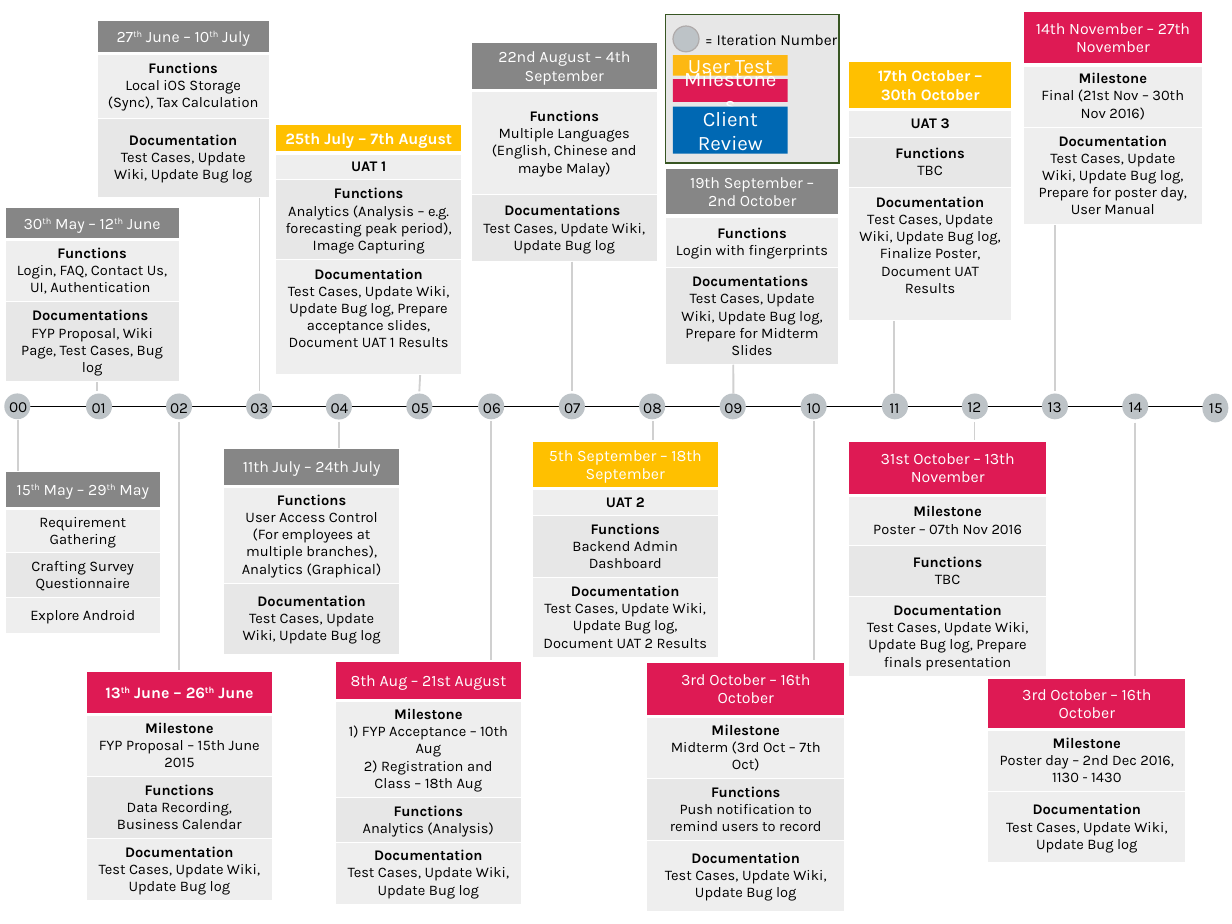
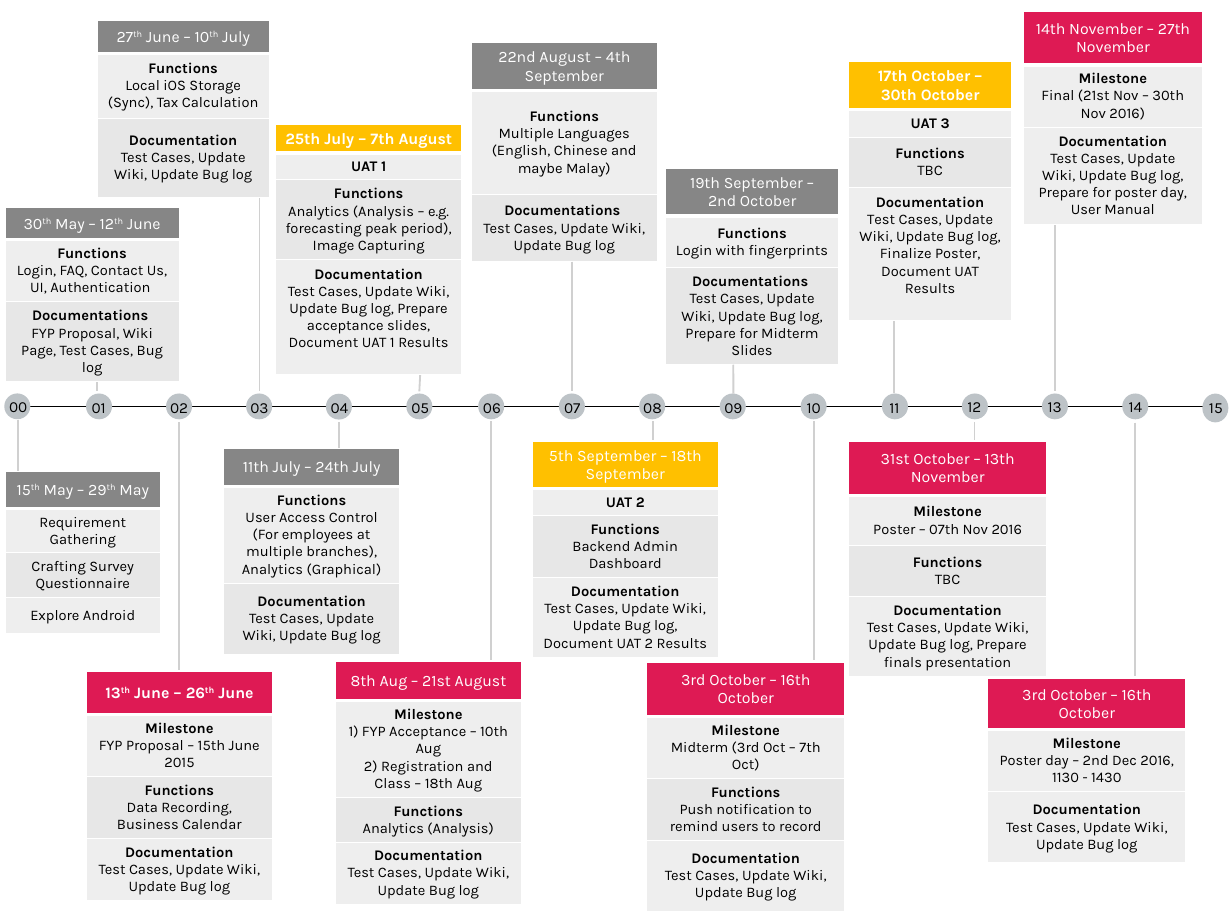
Before and after one commit to benguettachua/SmartHawker, a slide deck: slide 1 of FYP/FYPTimeline 6th June Edition.pptx. Drawn at 1232x924 pixels with LibreOffice and Linux fonts; fonts in the diff are those of the drawing. Boxes give left, top, right and bottom in pixels: in the first picture for what was removed or moved away, otherwise in the second. Text is boxed around its words. In the diff, an @@ line names an element or a change of style, - is before the commit and + after.

```diff
--- a/FYP/FYPTimeline 6th June Edition.pptx
+++ b/FYP/FYPTimeline 6th June Edition.pptx
@@ rectangle removed at <box>665,15,840,164</box> @@
@@ ellipse removed at <box>673,26,700,52</box> @@
@@ rectangle removed at <box>673,55,788,76</box> @@
-User Test
@@ text removed at <box>717,34,837,45</box> @@
-= Iteration Number
@@ rectangle removed at <box>673,79,788,102</box> @@
-Milestones
@@ rectangle removed at <box>673,106,788,154</box> @@
-Client Review
```
Also in this commit, not shown: 1 slide added, 2 other files.
